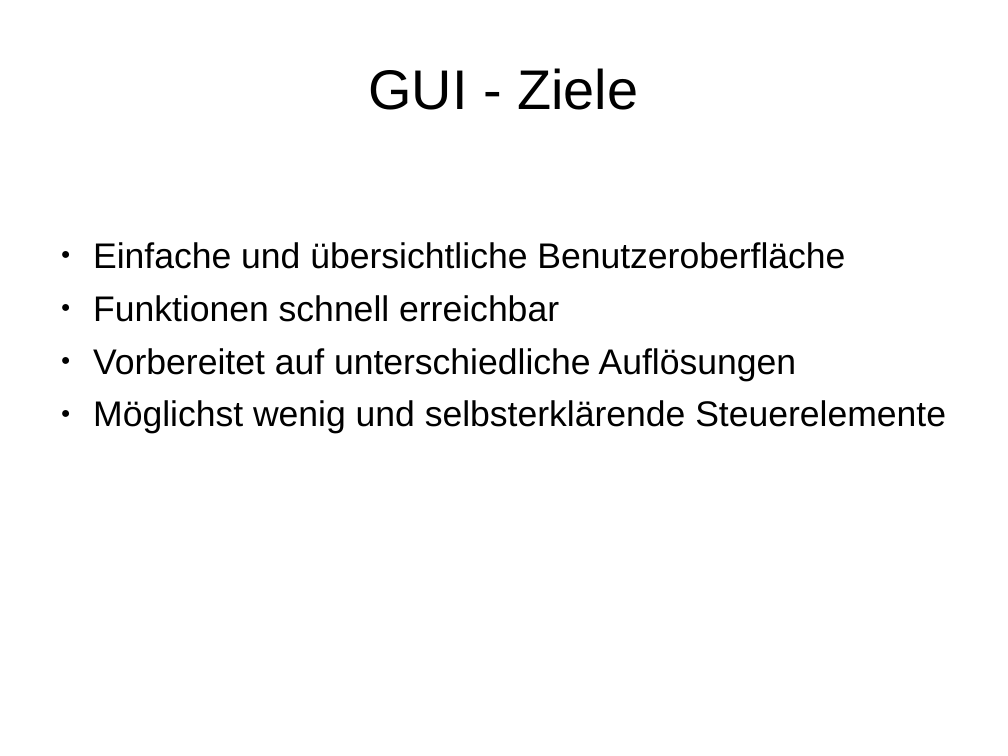
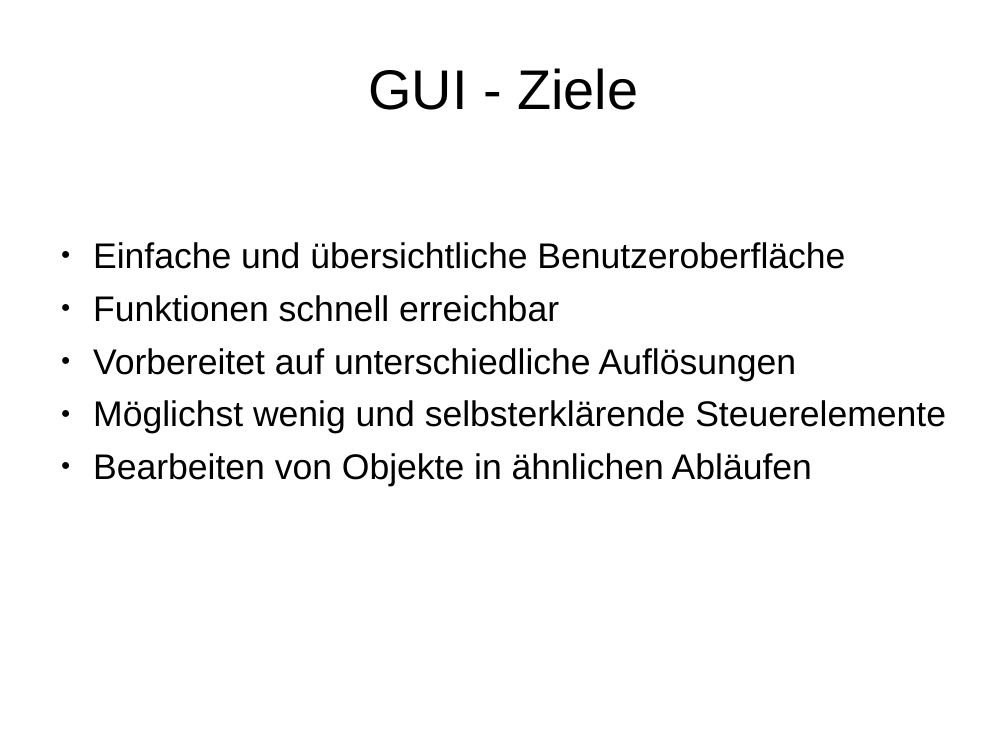
Before and after one commit to BackupTheBerlios/autopsi-svn, a slide deck: slide 7 of trunk/org/mr2/präsentation [stephe].ppt. Drawn at 1008x756 pixels with LibreOffice and Linux fonts; fonts in the diff are those of the drawing; background and template pictures are left out. Boxes give left, top, right and bottom in pixels: in the first picture for what was removed or moved away, otherwise in the second. Text is boxed around its words. In the diff, an @@ line names an element or a change of style, - is before the commit and + after.

```diff
--- a/trunk/org/mr2/präsentation [stephe].ppt
+++ b/trunk/org/mr2/präsentation [stephe].ppt
@@ text at box(93, 453, 812, 486): paragraph added @@
+● Bearbeiten von Objekte in ähnlichen Abläufen
```
Also in this commit, not shown: 1 other slide changed, 1 other file.
